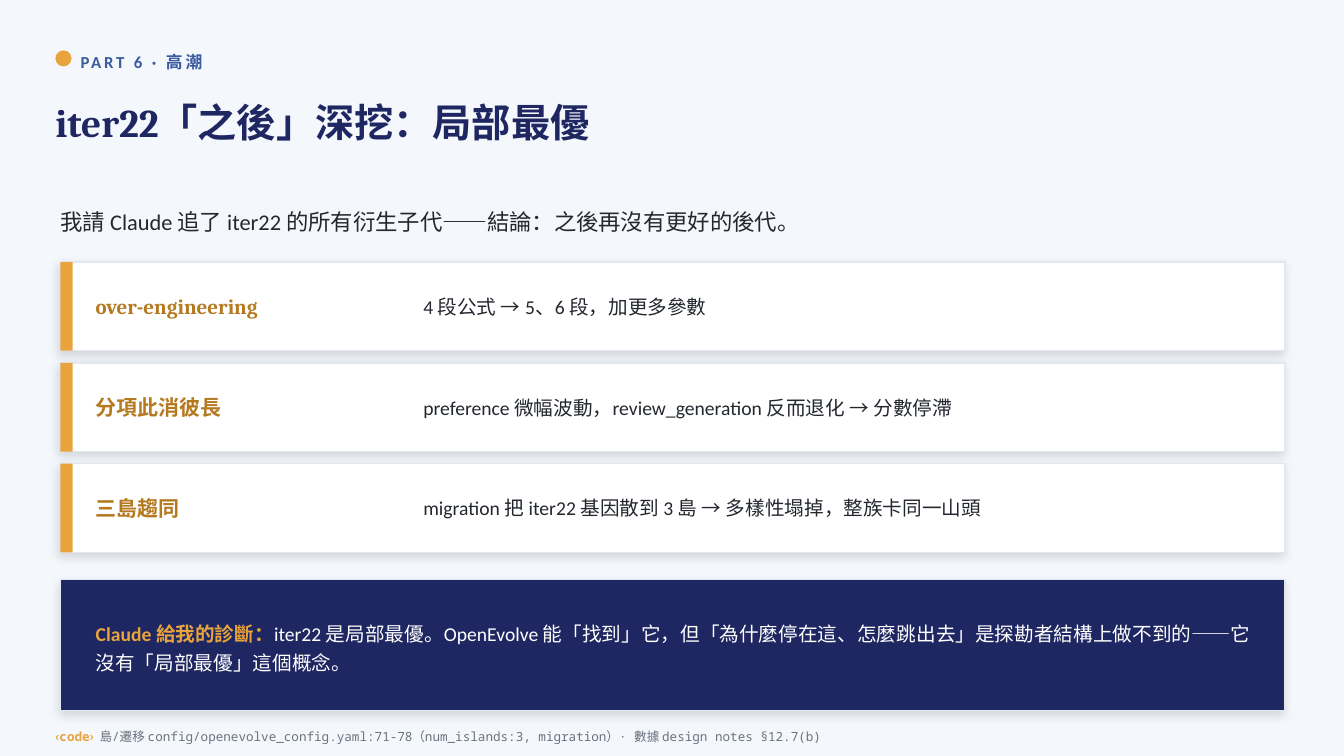
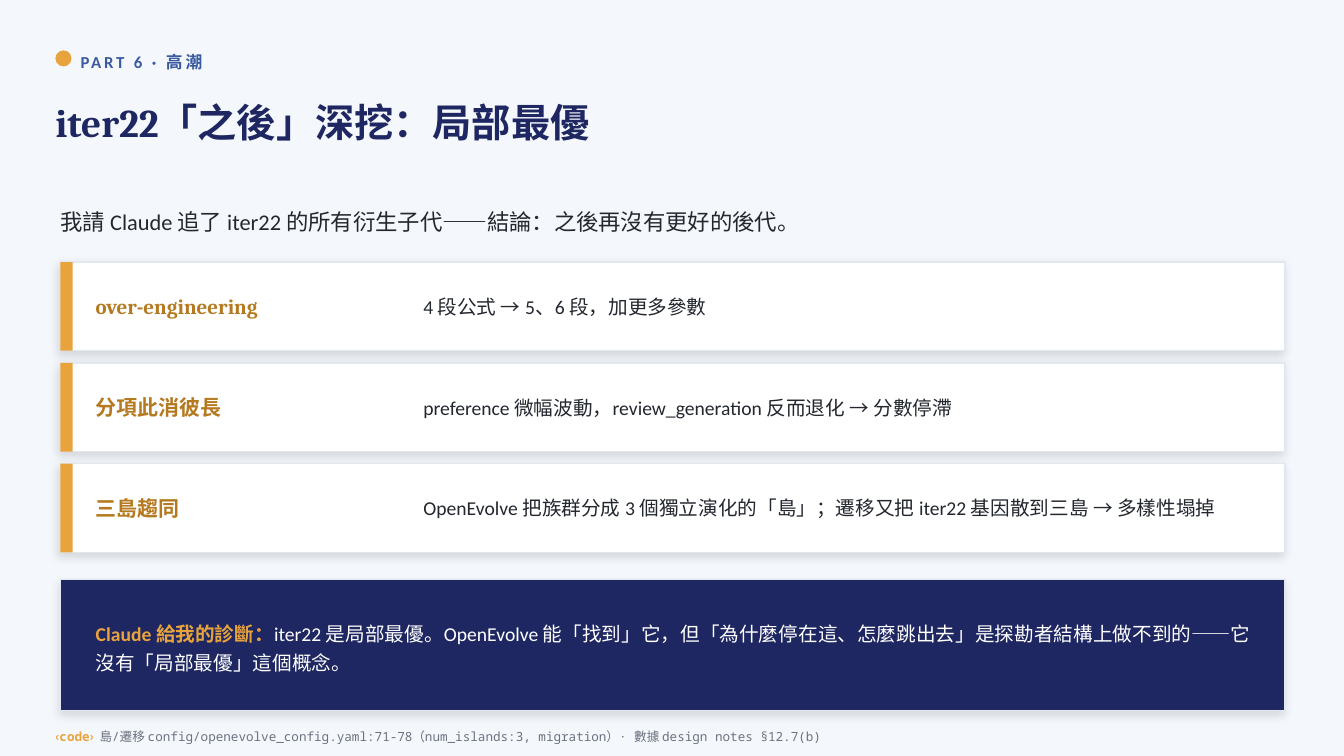
Before and after one commit to yuchieh/AgentSocietyChallenge_OpenEvolve, a slide deck: slide 23 of docs/slides/人AI進化_整合教學投影片.pptx. Drawn at 1344x756 pixels with LibreOffice and Linux fonts; fonts in the diff are those of the drawing. Boxes give left, top, right and bottom in pixels: in the first picture for what was removed or moved away, otherwise in the second. Text is boxed around its words. In the diff, an @@ line names an element or a change of style, - is before the commit and + after.

```diff
--- a/docs/slides/人AI進化_整合教學投影片.pptx
+++ b/docs/slides/人AI進化_整合教學投影片.pptx
@@ text at (423,498,1215,518): text changed @@
-migration 把 iter22 基因散到 3 島 → 多樣性塌掉，整族卡同一山頭
+OpenEvolve 把族群分成 3 個獨立演化的「島」；遷移又把 iter22 基因散到三島 → 多樣性塌掉
```
Also in this commit, not shown: 7 other slides changed, 1 other file.
